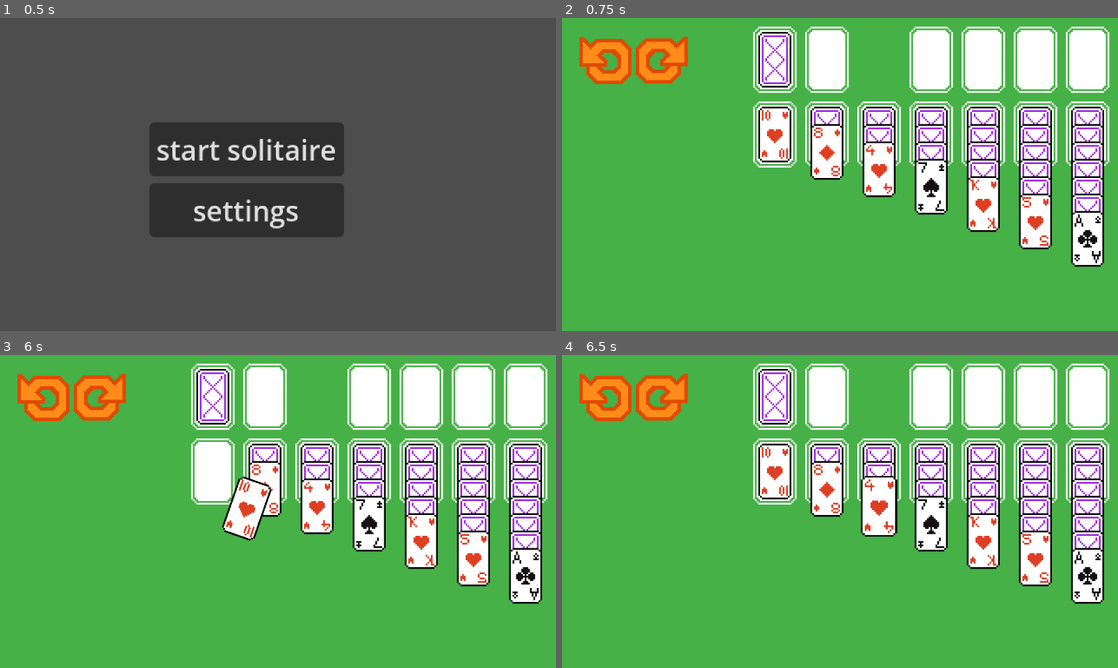
Above: before the commit, frames 1-4 (two rows, left to right).
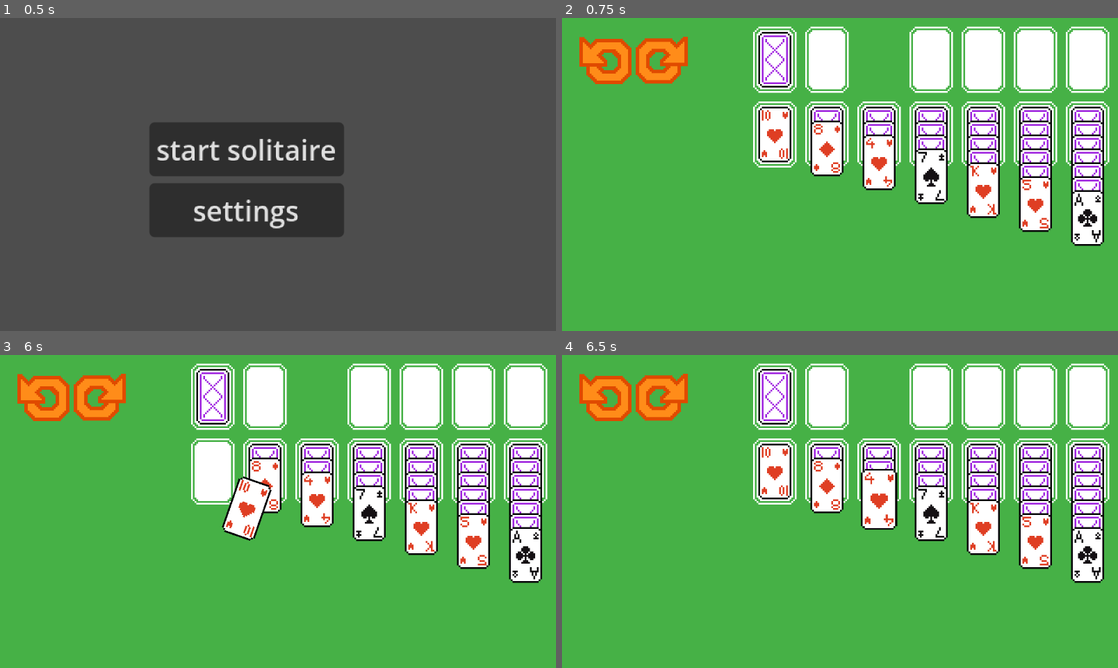
Above: after the commit, the same moments.

Repository: VortexAI-beta/solitaire
Game: Godot game, scene res://main.tscn
Same seed, same stepped clock (60 frames per second), same inputs: the game is played once before the commit and once after it.
Inputs (mouse positions are in pixels of both pictures, inside the frame that each line leads up to):
- Up to frame 1 (0.5 s): no input
- Up to frame 2 (0.75 s): click "start solitaire" at 0.5 s
- Up to frame 3 (6 s): click (44, 395) at 1.25 s; click (100, 395) at 2 s; click (44, 395) at 2.75 s; click (100, 395) at 3.5 s; click (44, 395) at 4.25 s; click (100, 395) at 5 s; tap Enter at 5.75 s; drag from (211, 470) to (316, 505) at 5.77 s
- Up to frame 4 (6.5 s): no input

Frame 1 is identical in both runs. In frame 2, 5.7% of the frame differs, in the area x 44-98%, y 32-80%; in frame 3, 5.6%; in frame 4, 5.8%.

Commit message:
minor fixes

Diff:
--- a/solitaire/pile.gd
+++ b/solitaire/pile.gd
@@ -31,7 +31,7 @@
             PileType.Foundation:
                 incoming_card.position = Vector2(0, 0)
             PileType.Pile:
-                incoming_card.position = Vector2(0, 10)
+                incoming_card.position = Vector2(0, 8)
 
     # print("added new card to tree")
     # We need to add the card and all its nested children to our array
--- a/solitaire/solitaire.gd
+++ b/solitaire/solitaire.gd
@@ -276,6 +276,14 @@
         if event.pressed and event.button_index == MOUSE_BUTTON_LEFT:
             move_manager.return_waste_to_deck()
 
+func check_win():
+    var is_win: bool = foundations.all(func(pile): return pile.cards.size() == 13)
+    if is_win:
+        win()
+
+func win():
+    get_tree().paused = true;
+
 #Debug
 func _print_card(card: Card):
     print('card suit: ', _suit_to_string(card.suit), ' value: ', card.value)
@@ -291,14 +299,6 @@
         return 'Diamond'
     else:
         return 'Unknown'
-
-func check_win():
-    var is_win: bool = foundations.all(func(pile): return pile.cards.size() == 13)
-    if is_win:
-        win()
-
-func win():
-    get_tree().paused = true;
 
 
 func _on_undo_button_down() -> void:
